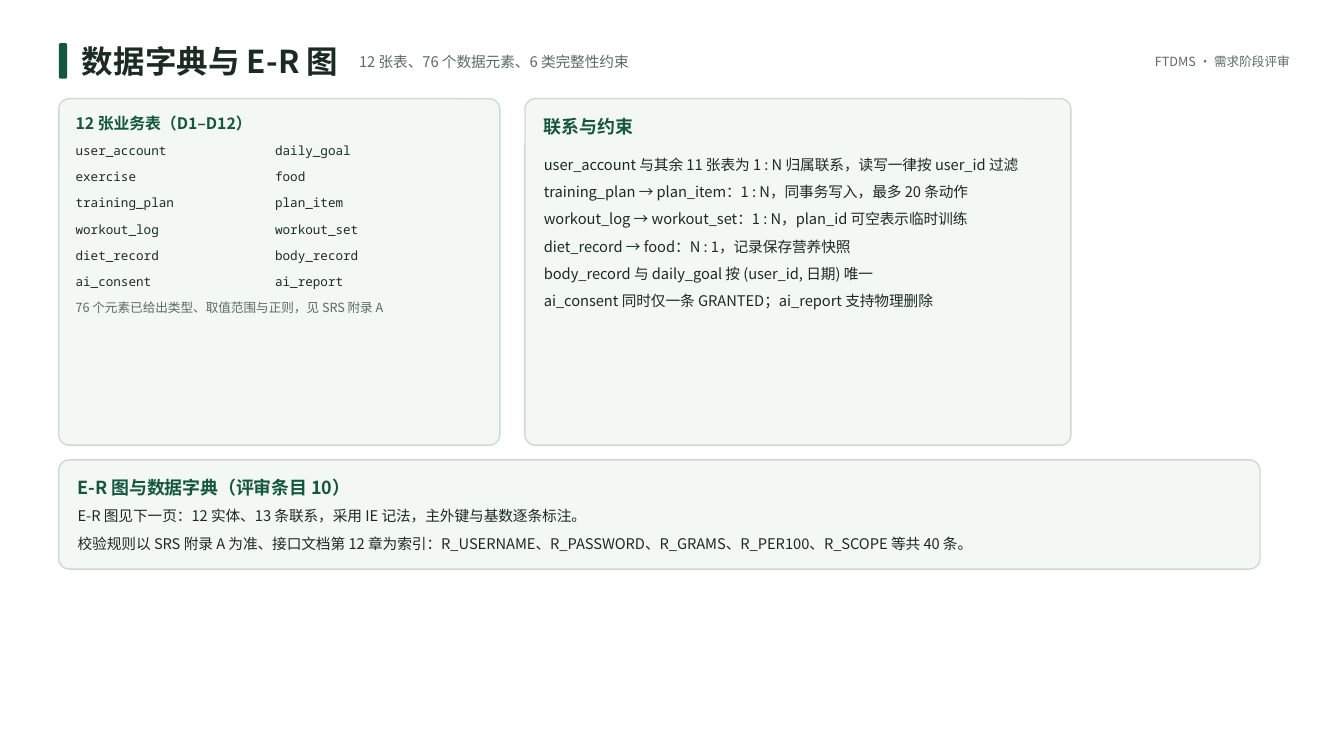
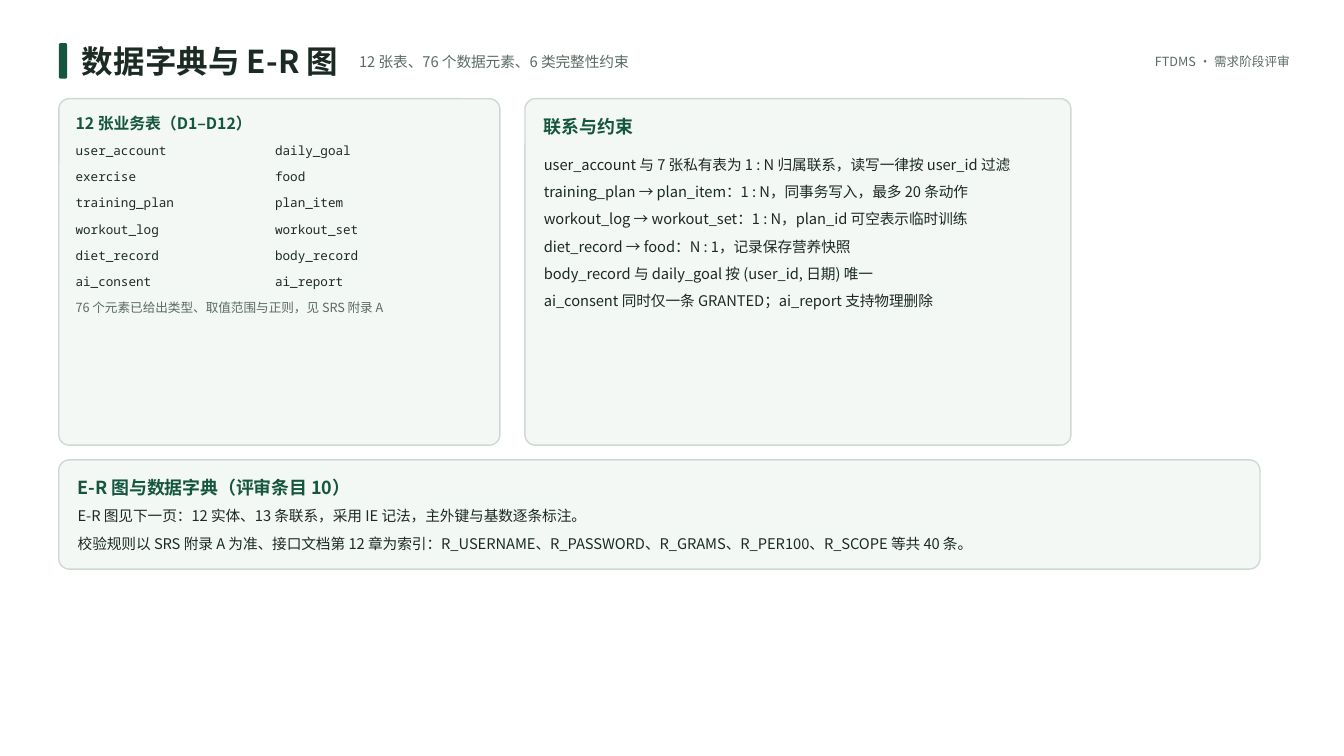
Before and after one commit to dianwanyue/fitness-training-diet, a slide deck: slide 11 of docs/需求分析/健身训练与饮食管理系统_需求阶段评审.pptx. Drawn at 1344x756 pixels with LibreOffice and Linux fonts; fonts in the diff are those of the drawing. Boxes give left, top, right and bottom in pixels: in the first picture for what was removed or moved away, otherwise in the second. Text is boxed around its words. In the diff, an @@ line names an element or a change of style, - is before the commit and + after.

Commit message:
docs: 统一 SDP / SRS / 评审 PPT 的跨文档口径
一、互相引用的版本对齐
- SRS 引用文件：第一阶段说明书 v1.1→v1.3、SDP V1.4→V1.6；1.2 基线与 V1.3 修订记录同步
- SDP 1.5 基线 / 第 2 章引用文件 / 3.2 交付文档：接口文档 V1.2→V1.3、SRS→V1.3、第一阶段→v1.3、
  技术版本锁定表→v1.3、ECharts 引用 5.5.x→6.x
- 第一阶段说明书升 v1.3（2026-11-07）：ECharts 5.5.x→6.x、Node 20 LTS→≥22.12（与实现一致），
  需求、接口与排期口径不变；README 索引同步为 v1.3

二、事实与统计口径
- PPT 第 3 页：当前节点 W5 / M2（10-25 起）→ W6 / M3（计划 11-08），卡片正文改为 11-04 联调完成后的状态
- PPT 第 17 页：下阶段计划 W6–W9 → W6 收尾—W9，W6 标注 11-04 已完成本地联调、M3 按计划 11-08 验收
- PPT 第 11 页：user_account 归属「其余 11 张表」→「7 张私有表」，与 SRS E-R 图一致
- PPT 第 19 页：方文锦交付「8 个接口族 43 个接口的服务端实现」→「A–F、H 七族 36 个接口（G 族 7 个排 W7–W9）」
- PPT 第 16 页：配置管理基线接口文档 V1.1→V1.3，需求基线注明第一阶段说明书 v1.3
- PPT 第 4 页：会议纪要 10-14 一份 → 10-14 / 11-01 / 11-04 三份
- PPT 第 13 页：AI 授权范围改为 scope=BODY_DIET_TRAINING_30D + periodDays 7/30 的准确表述
- PPT 第 9 页：NFR-08 索引、NFR-09 AI 超时与 SRS 表 3-12 逐项对齐
- SDP 10.1：数据库字段「约 120 个」→「110 个」（按 schema.sql 实测）；3.2 中 SRS 内容要点补 E-R 图与功能建模
- SRS：开发环境 Node 20→Node.js ≥22.12 + Vite 7（与 3.11 一致）；1.3 附录说明补齐附录 A–D；
  表 4-1 补 NFR-12 行；5002 明确为「降级不返回」，与 FR-29 及 PPT「不可用即降级」一致

```diff
--- a/docs/需求分析/健身训练与饮食管理系统_需求阶段评审.pptx
+++ b/docs/需求分析/健身训练与饮食管理系统_需求阶段评审.pptx
@@ text at bbox=[544, 157, 1010, 172]: text changed @@
-user_account 与其余 11 张表为 1 : N 归属联系，读写一律按 user_id 过滤
+user_account 与 7 张私有表为 1 : N 归属联系，读写一律按 user_id 过滤
```
Also in this commit, not shown: 8 other slides changed, 4 other files.
